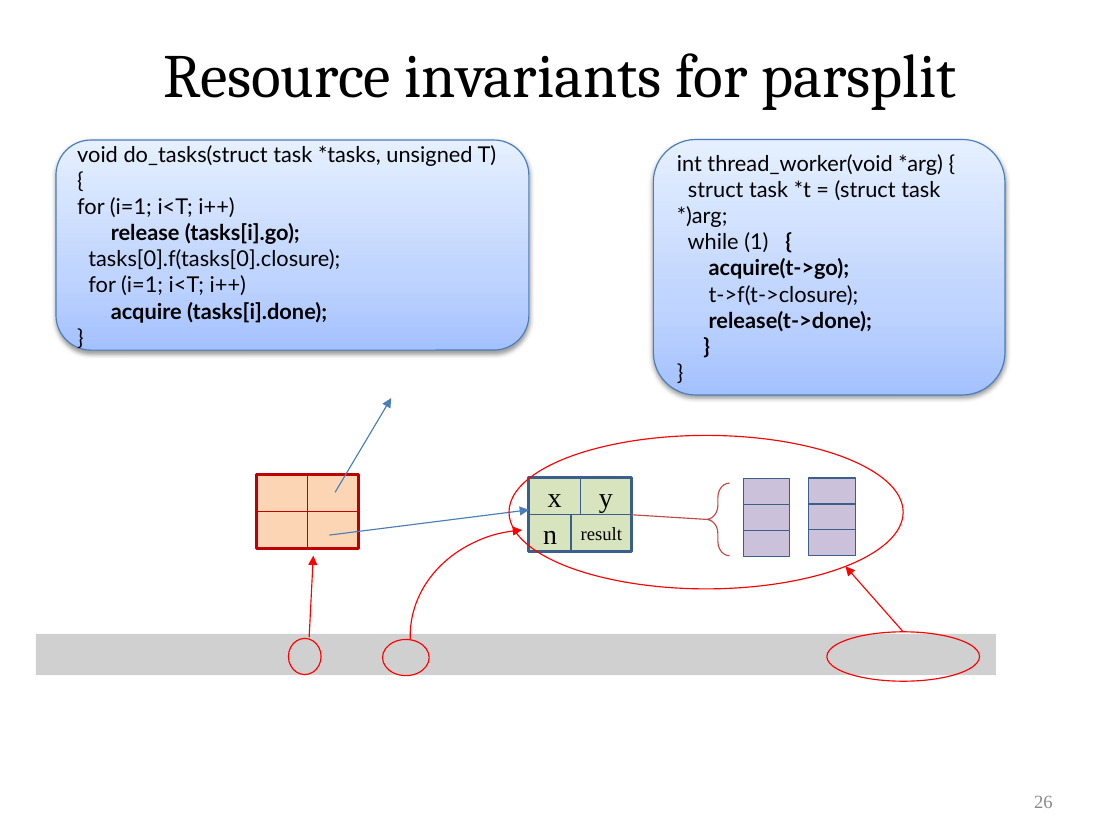
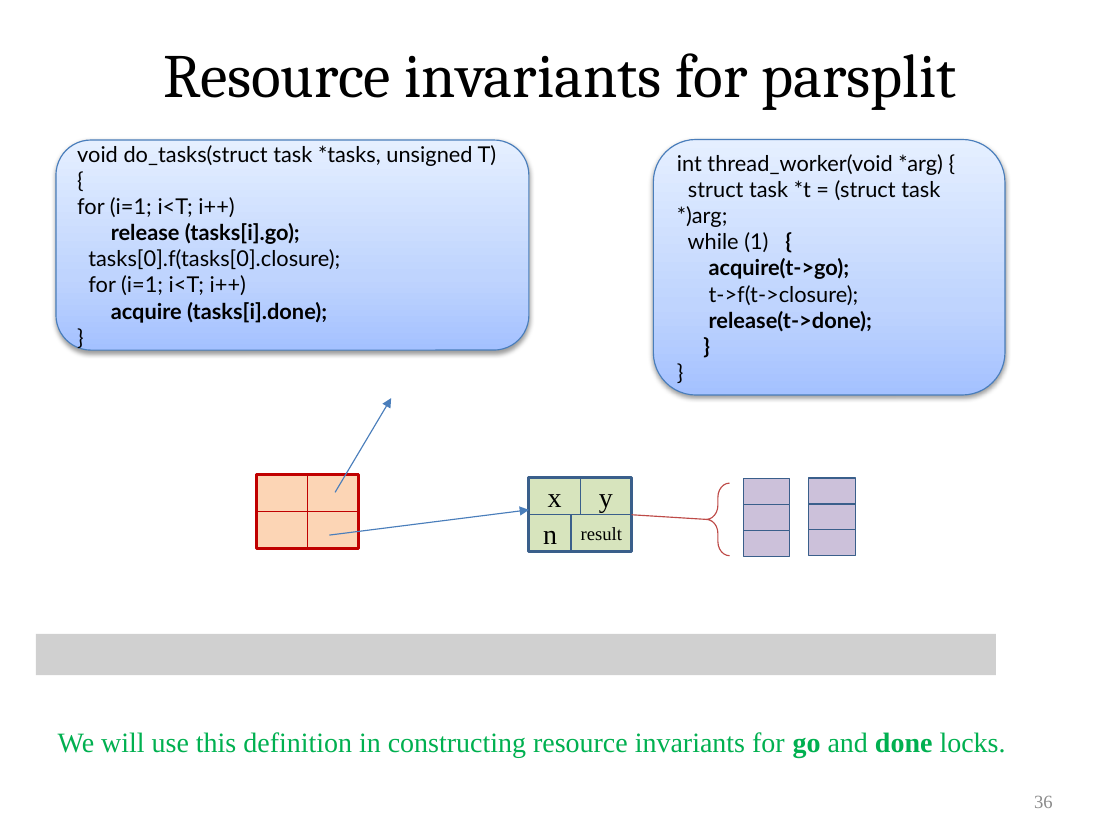
Before and after one commit to VeriNum/pardotprod, a slide deck: slide 36 of doc/Parallel Dot Product.pptx (slide 26 before the commit). Drawn at 1120x840 pixels with LibreOffice and Linux fonts; fonts in the diff are those of the drawing; grey boxes stand for pictures. Boxes give left, top, right and bottom in pixels: in the first picture for what was removed or moved away, otherwise in the second. Text is boxed around its words. In the diff, an @@ line names an element or a change of style, - is before the commit and + after.

```diff
--- a/doc/Parallel Dot Product.pptx
+++ b/doc/Parallel Dot Product.pptx
@@ ellipse removed at [508,436,903,589] @@
@@ arc (boxed as its full ellipse) removed at [410,530,654,743] @@
@@ arrow removed from (309, 637) to (314, 556) @@
@@ arrow removed from (903, 632) to (846, 567) @@
@@ ellipse removed at [289,638,321,674] @@
@@ ellipse removed at [383,640,430,675] @@
@@ ellipse removed at [827,632,979,681] @@
@@ text added at [58,732,1006,757], 18 pt, text #00B050 @@
+We will use this definition in constructing resource invariants for go and done locks.
@@ page number at [1034,796,1053,808]: text changed @@
-26
+36
```
Also in this commit, not shown: 24 other slides changed, 19 slides added, 2 slides removed, 1 other file.
